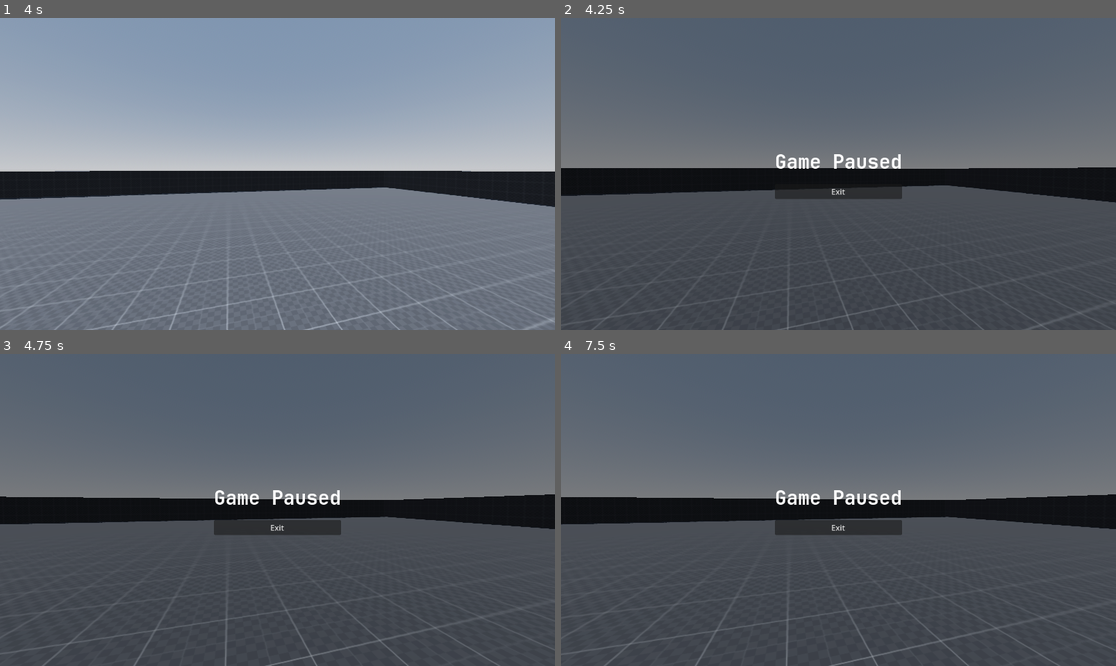
Above: before the commit, frames 1-4 (two rows, left to right).
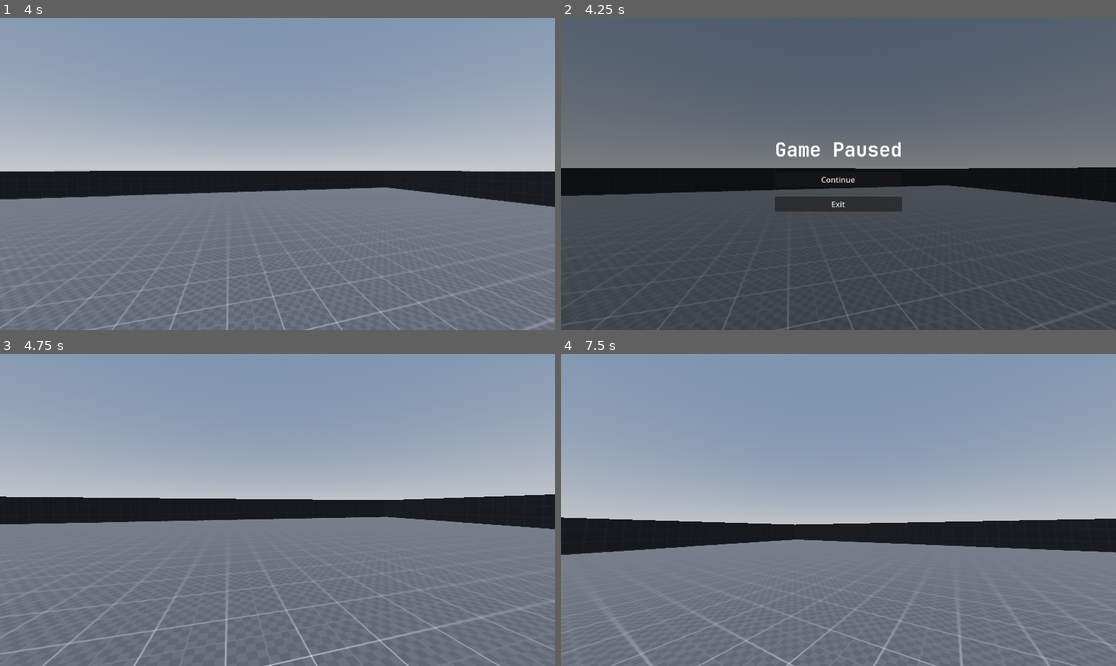
Above: after the commit, the same moments.

Repository: Zhiyi-Yang-YU/Outside-Skyline-AlphaTest
Game: Godot game, scene res://OutsideSkyline_Alpha/Scene/Level/Level_0.tscn
The game is run twice, just before and just after one commit, with the same random seed, the same clock (stepped at 60 frames per second) and the same inputs.
Inputs (mouse positions are in pixels of both pictures, inside the frame that each line leads up to):
- Up to frame 1 (4 s): tap Enter at 0.5, 2.75 s; move the mouse to (305, 174) at 0.52 s; tap Space at 1.25, 3.5 s; move the mouse to (249, 174) at 1.27 s; move the mouse to (288, 167) at 2.02 s; move the mouse to (271, 180) at 2.77 s; move the mouse to (316, 177) at 3.52 s
- Up to frame 2 (4.25 s): tap P (ui_pause) at 4.15 s
- Up to frame 3 (4.75 s): click (277, 516) at 4.25 s, where only the run after the commit has a clickable "Continue"
- Up to frame 4 (7.5 s): tap Enter at 5 s; move the mouse to (672, 463) at 5.02 s; tap Space at 5.75 s; move the mouse to (866, 510) at 5.77 s; move the mouse to (755, 432) at 6.52 s; move the mouse to (960, 494) at 7.27 s

Frame 1 is identical in both runs. In frame 2, 2.4% of the frame differs, in the area x 38-62%, y 39-62%; in frame 3, 93%; in frame 4, 98%, in the area x 0-100%, y 0-100%.

Commit message:
添加暂停菜单
但是游戏没有暂停

Diff:
--- a/OutsideSkyline_Alpha/Scene/Level/Level_0.tscn
+++ b/OutsideSkyline_Alpha/Scene/Level/Level_0.tscn
@@ -1,8 +1,7 @@
-[gd_scene load_steps=7 format=3 uid="uid://dvy26ns0uaolc"]
+[gd_scene load_steps=6 format=3 uid="uid://dvy26ns0uaolc"]
 
 [ext_resource type="PackedScene" uid="uid://drtgx6x6bknrx" path="res://OutsideSkyline_Alpha/Scene/Level/Basic_Level.tscn" id="1_46ffi"]
 [ext_resource type="Script" path="res://OutsideSkyline_Alpha/Script/Level.gd" id="1_gefxw"]
-[ext_resource type="PackedScene" uid="uid://cm88x0u003miu" path="res://OutsideSkyline_Alpha/Scene/UI/UI.tscn" id="4_lc6ak"]
 
 [sub_resource type="ProceduralSkyMaterial" id="ProceduralSkyMaterial_jnkxl"]
 sky_horizon_color = Color(0.64625, 0.65575, 0.67075, 1)
@@ -31,5 +30,3 @@
 shadow_enabled = true
 
 [node name="MemoryLevel" parent="GameLevel" instance=ExtResource("1_46ffi")]
-
-[node name="UI" parent="." instance=ExtResource("4_lc6ak")]
--- a/OutsideSkyline_Alpha/Scene/UI/UI.tscn
+++ b/OutsideSkyline_Alpha/Scene/UI/UI.tscn
@@ -52,8 +52,13 @@
 horizontal_alignment = 1
 vertical_alignment = 1
 
+[node name="GameContinueButton" type="Button" parent="Control_Game/GamePause"]
+layout_mode = 2
+text = "Continue"
+
 [node name="GamePauseButton" type="Button" parent="Control_Game/GamePause"]
 layout_mode = 2
 text = "Exit"
 
+[connection signal="button_up" from="Control_Game/GamePause/GameContinueButton" to="." method="_on_game_continue_button_button_up"]
 [connection signal="button_up" from="Control_Game/GamePause/GamePauseButton" to="." method="_on_game_pause_button_button_up"]
--- a/OutsideSkyline_Alpha/Script/GameplayUI_Manager.gd
+++ b/OutsideSkyline_Alpha/Script/GameplayUI_Manager.gd
@@ -13,7 +13,6 @@
 
 func _process(delta: float) -> void:
 	pauseGame()
-	quitGame()
 
 
 #method
@@ -21,14 +20,6 @@
 	if Input.is_action_just_pressed("ui_pause"):
 		isPauseToggled = not isPauseToggled
 		togglePauseUI(isPauseToggled)
-		print("pause game")
-
-
-
-func quitGame() -> void:
-	if Input.is_action_just_pressed("ui_exitGame"):
-		get_tree().quit()
-
 
 
 #helper
@@ -36,13 +27,21 @@
 	if toggle:
 		blackBackground.visible = true
 		gamePause.visible = true
+		#TODO: 给我停下来啊！！！
+		# get_tree().paused = true
 		Input.set_mouse_mode(Input.MOUSE_MODE_VISIBLE)
 	else:
 		blackBackground.visible = false
 		gamePause.visible = false
+		#TODO: 给我停下来啊！！！
+		# get_tree().paused = false
 		Input.set_mouse_mode(Input.MOUSE_MODE_CAPTURED)
 
 
 #signal process
+func _on_game_continue_button_button_up():
+	isPauseToggled = false
+	togglePauseUI(false)
+
 func _on_game_pause_button_button_up():
-	print("Exit buttom pressed")
+	SystemHQ.quitGame()
--- a/OutsideSkyline_Alpha/Script/Level.gd
+++ b/OutsideSkyline_Alpha/Script/Level.gd
@@ -4,32 +4,16 @@
 var playerNode: Node3D
 var player: PackedScene 	= preload("res://OutsideSkyline_Alpha/Scene/Character/Player.tscn")
 
-# var pauseUINode: Control
-# var pauseUI: PackedScene 	= preload("res://OutsideSkyline_Alpha/Scene/UI/UI.tscn")
+var pauseUINode: Control
+var pauseUI: PackedScene 	= preload("res://OutsideSkyline_Alpha/Scene/UI/UI.tscn")
 
 const PLAYER_SPAWN_POSITION: Vector3 	= Vector3.ZERO
 
 
-# TODO: 不要让level干UI的活
 func _ready() -> void:
-	playerNode = spawnScene(player, self, PLAYER_SPAWN_POSITION)
-	# pauseUINode = instantiateScene(pauseUI, self).get_node("Control_Game")
+	playerNode = SystemHQ.spawnScene(player, self, PLAYER_SPAWN_POSITION)
+	pauseUINode = SystemHQ.instantiateScene(pauseUI, self).get_node("Control_Game")
 
-
-
-
-# TODO: 这段脚本变成全局变量
-func instantiateScene(targetScene: PackedScene, parent: Node3D) -> Node3D:
-	var target: Node3D = targetScene.instantiate()
-	parent.add_child(target)
-	return target
-
-func instantiatePath(targetPath: String, parent: Node3D) -> Node3D:
-	var target: Node3D = load(targetPath).instantiate()
-	parent.add_child(target)
-	return target
-
-func spawnScene(targetScene: PackedScene, parent: Node3D, spawnPos: Vector3) -> Node3D:
-	var target: Node3D = instantiateScene(targetScene, parent)
-	target.global_position = spawnPos
-	return target
+func _process(delta: float) -> void:
+	if Input.is_action_just_pressed("ui_exitGame"):
+		SystemHQ.quitGame()
--- a/OutsideSkyline_Alpha/Script/Settings/SystemHQ.gd
+++ b/OutsideSkyline_Alpha/Script/Settings/SystemHQ.gd
@@ -1 +1,22 @@
 extends Node
+
+#游戏状态
+func quitGame() -> void:
+	get_tree().quit()
+
+
+# 对象本地化
+func instantiateScene(targetScene: PackedScene, parent: Node3D) -> Node3D:
+	var target: Node3D = targetScene.instantiate()
+	parent.add_child(target)
+	return target
+
+func instantiatePath(targetPath: String, parent: Node3D) -> Node3D:
+	var target: Node3D = load(targetPath).instantiate()
+	parent.add_child(target)
+	return target
+
+func spawnScene(targetScene: PackedScene, parent: Node3D, spawnPos: Vector3) -> Node3D:
+	var target: Node3D = instantiateScene(targetScene, parent)
+	target.global_position = spawnPos
+	return target
--- a/project.godot
+++ b/project.godot
@@ -14,6 +14,10 @@
 run/main_scene="res://OutsideSkyline_Alpha/Scene/Level/Level_0.tscn"
 config/features=PackedStringArray("4.1", "Forward Plus")
 config/icon="res://icon.svg"
+
+[autoload]
+
+SystemHQ="*res://OutsideSkyline_Alpha/Script/Settings/SystemHQ.gd"
 
 [dotnet]
 
